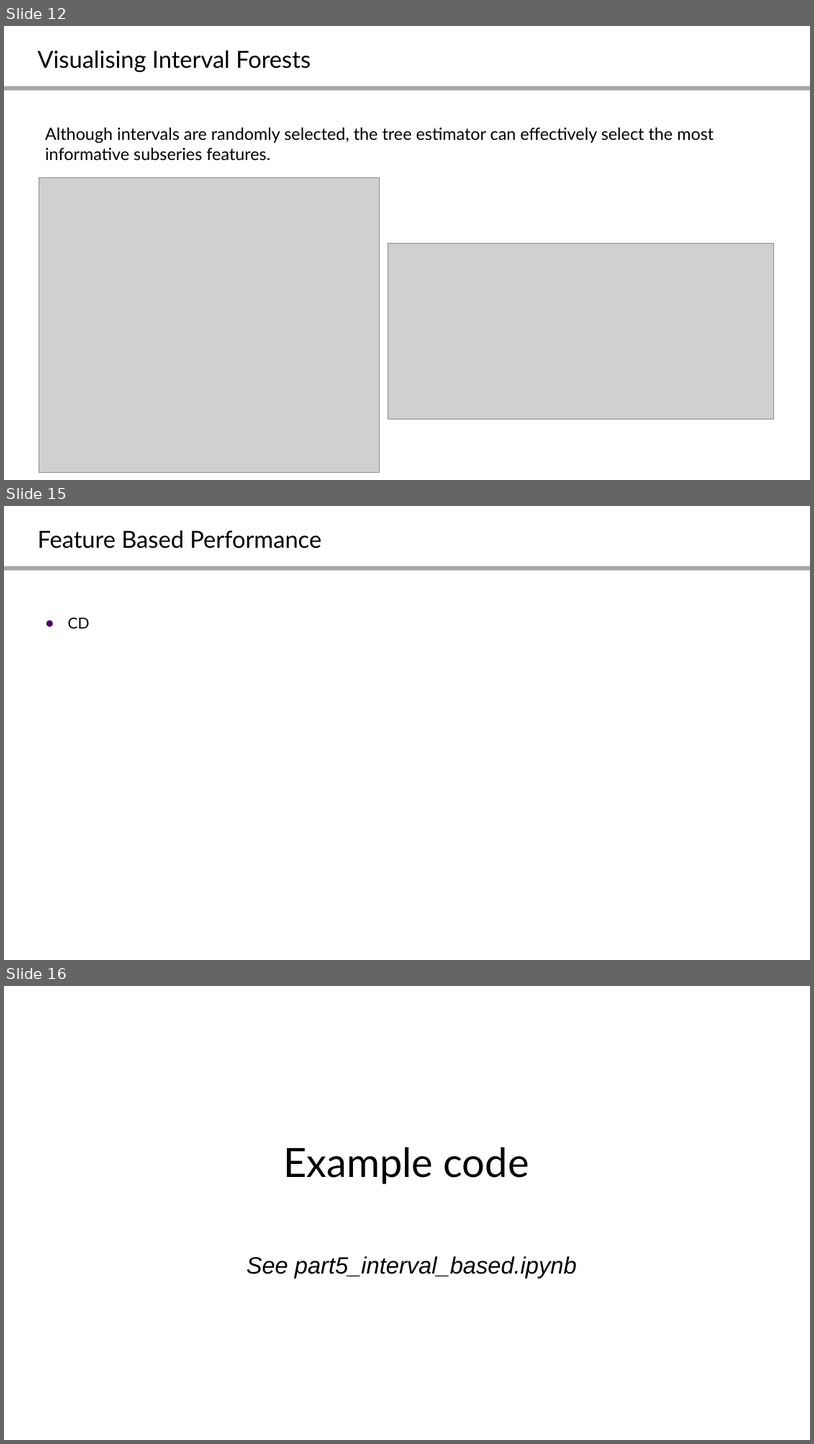
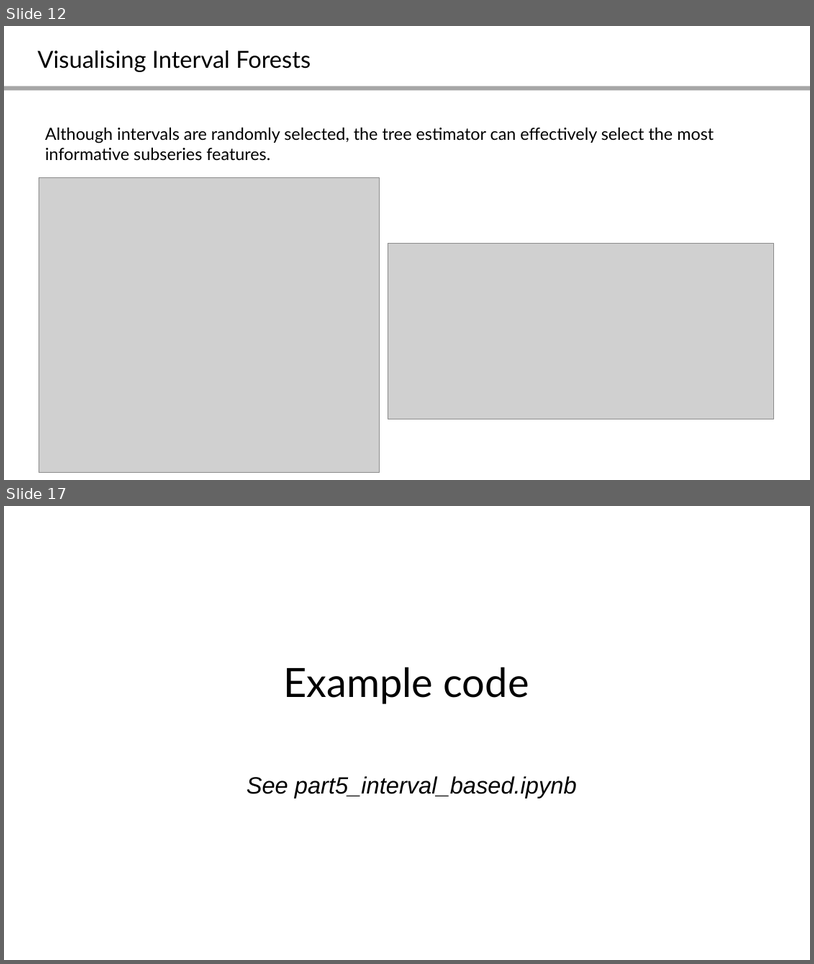
Before and after one commit to aeon-toolkit/aeon-tutorials, a slide deck: KDD-2024/Slides/part5_interval_based.pptx. Shown one above the other, each under a label of ours: slides 12, 15 and 16 before the commit, slides 12 and 17 after it; the slides between them are not shown. The pictures are 814x1444 and 814x964 pixels, drawn with LibreOffice and Linux fonts; fonts in the diff are those of the drawing; grey boxes stand for pictures. Boxes give left, top, right and bottom in pixels: in the first picture for what was removed or moved away, otherwise in the second. Text is boxed around its words. In the diff, an @@ line names an element or a change of style, - is before the commit and + after.

```diff
--- a/KDD-2024/Slides/part5_interval_based.pptx
+++ b/KDD-2024/Slides/part5_interval_based.pptx
@@ slide 15 removed at box(4, 506, 810, 960), background #FFFFFF; not listed: 1 template element that a slide beside it also shows @@
@@ title removed at box(38, 530, 322, 548) @@
-Feature Based Performance
@@ text removed at box(68, 617, 90, 628) @@
-● CD
@@ what was slide 16 is now slide 17 @@
```
Also in this commit, not shown: 5 slides changed, 2 slides added, 2 other files.
